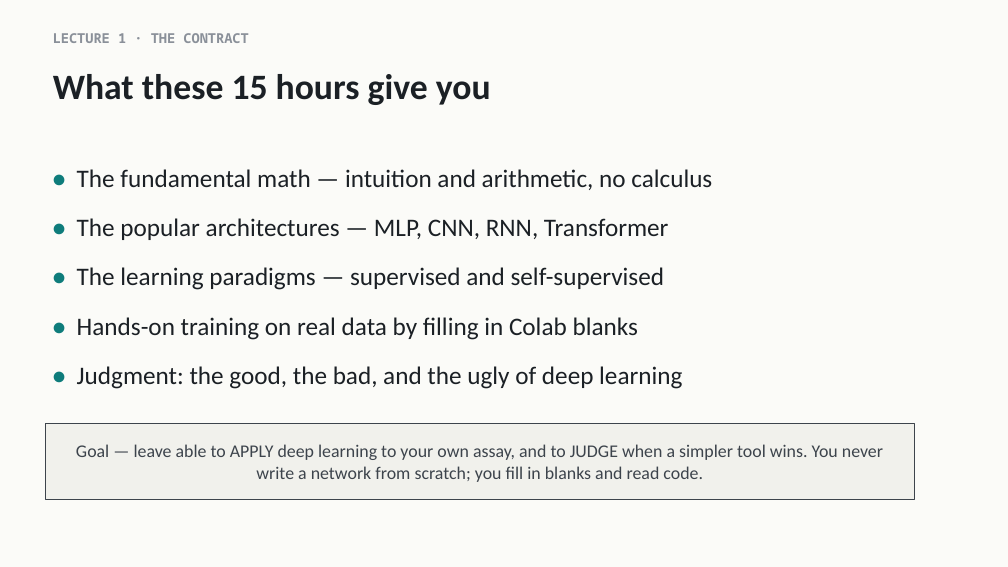
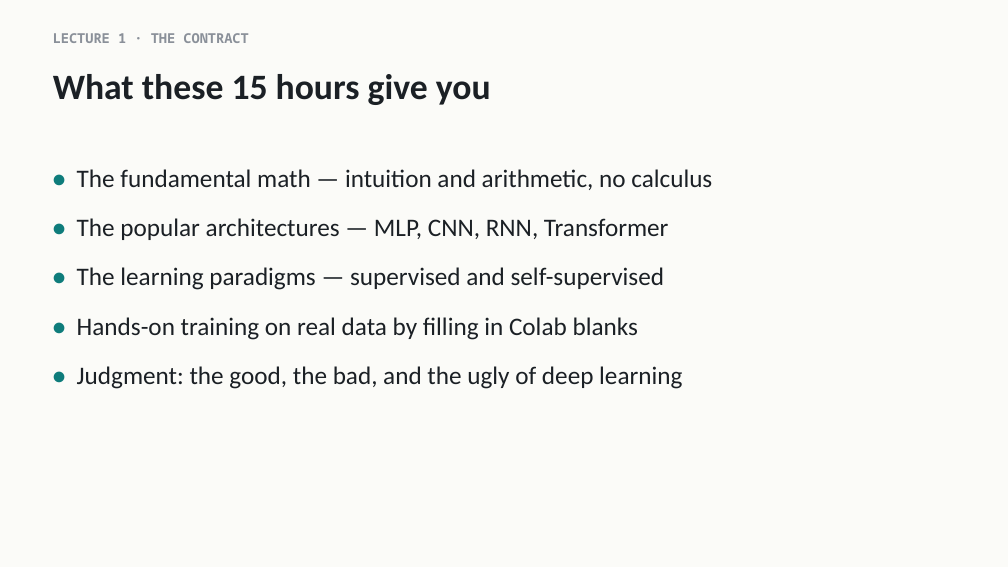
Before and after one commit to indigobio/msacl_dl_course, a slide deck: slide 3 of slides/pptx/lecture01_intro.pptx. Drawn at 1008x567 pixels with LibreOffice and Linux fonts; fonts in the diff are those of the drawing. Boxes give left, top, right and bottom in pixels: in the first picture for what was removed or moved away, otherwise in the second. Text is boxed around its words. In the diff, an @@ line names an element or a change of style, - is before the commit and + after.

```diff
--- a/slides/pptx/lecture01_intro.pptx
+++ b/slides/pptx/lecture01_intro.pptx
@@ rectangle removed at [45,423,915,500] @@
-Goal — leave able to APPLY deep learning to your own assay, and to JUDGE when a simpler tool wins. You never write a network from scratch; you fill in blanks and read code.
```
Also in this commit, not shown: 6 other slides changed, 2 slides removed, 3 other files.
